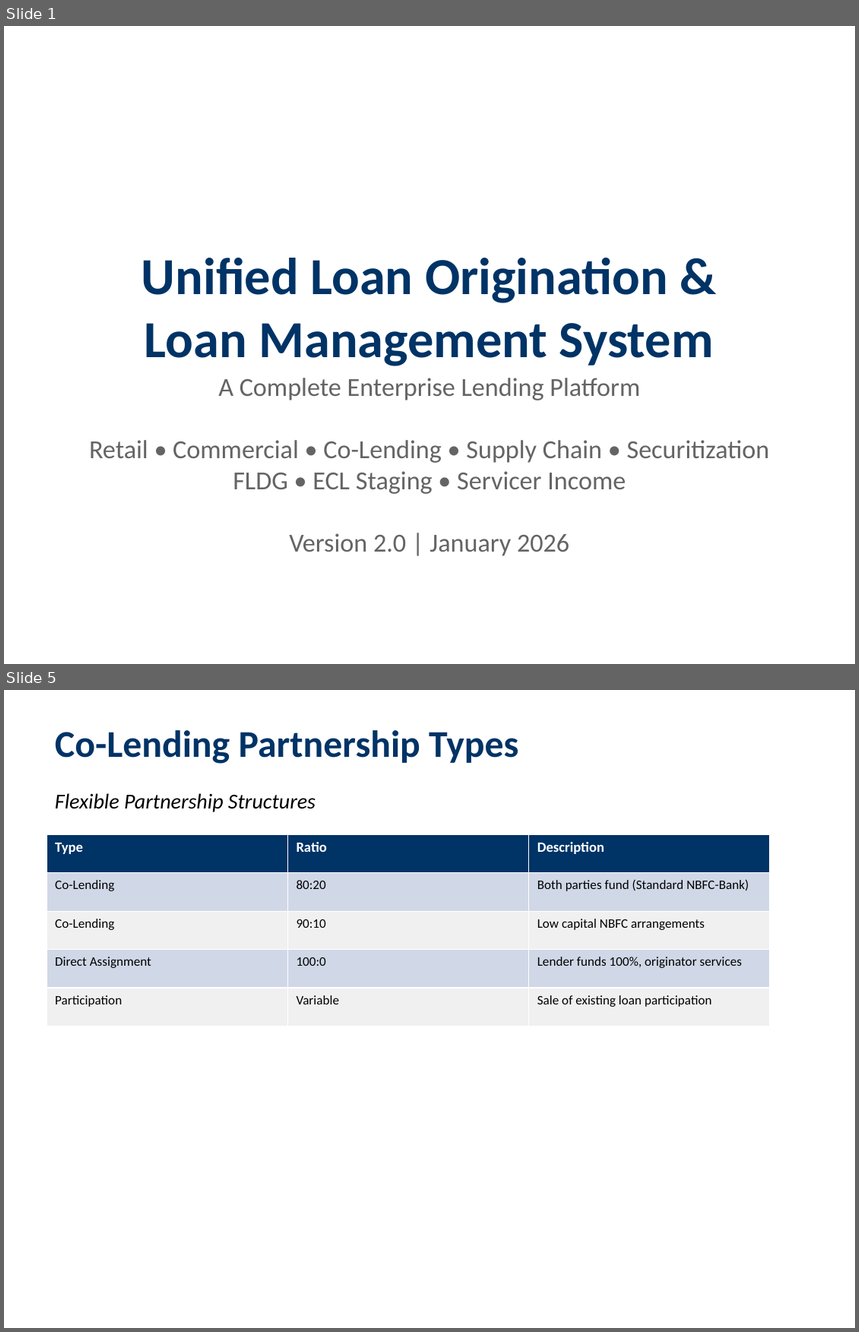
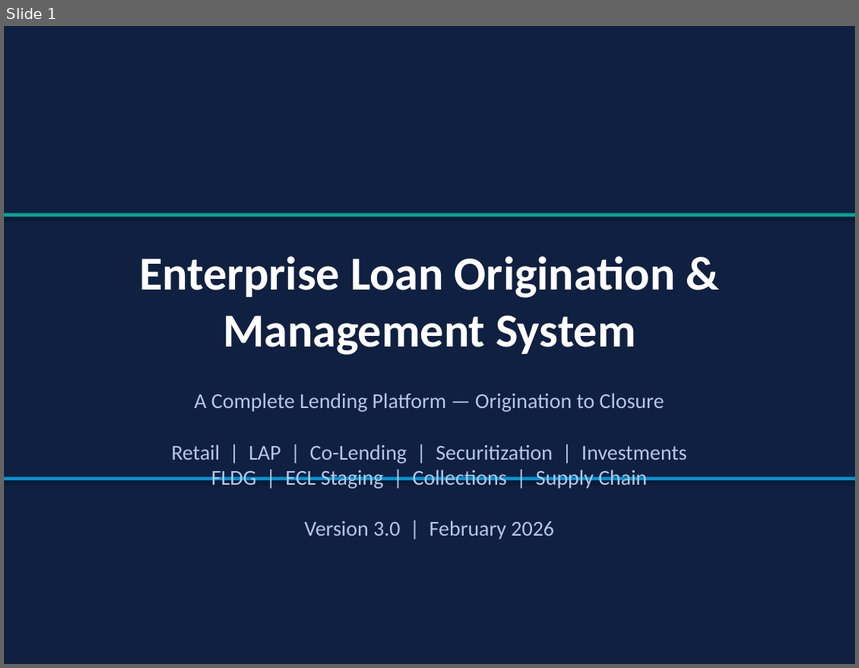
Before and after one commit to harshitrathi14/LOS-LMS, a slide deck: docs/LOS_LMS_System_Presentation.pptx. Shown one above the other, each under a label of ours: slides 1 and 5 before the commit, slide 1 after it; the slides between them are not shown. The pictures are 859x1332 and 859x668 pixels, drawn with LibreOffice and Linux fonts; fonts in the diff are those of the drawing. Boxes give left, top, right and bottom in pixels: in the first picture for what was removed or moved away, otherwise in the second. Text is boxed around its words. In the diff, an @@ line names an element or a change of style, - is before the commit and + after.

```diff
--- a/docs/LOS_LMS_System_Presentation.pptx
+++ b/docs/LOS_LMS_System_Presentation.pptx
@@ slide 5 removed at <box>4,690,855,1328</box>, background #FFFFFF @@
@@ text removed at <box>55,730,519,764</box> @@
-Co-Lending Partnership Types
@@ text removed at <box>55,793,316,812</box> @@
-Flexible Partnership Structures
@@ table removed at <box>47,834,769,1026</box>, 5 rows, 3 columns @@
-Type | Ratio | Description
-Co-Lending | 80:20 | Both parties fund (Standard NBFC-Bank)
-Co-Lending | 90:10 | Low capital NBFC arrangements
-Direct Assignment | 100:0 | Lender funds 100%, originator services
-Participation | Variable | Sale of existing loan participation
@@ slide 1 changed as well @@
@@ background #FFFFFF to #0F2041 @@
@@ rectangle added at <box>4,213,855,217</box>, fill #00A699 @@
@@ text at <box>139,256,676,355</box>: text changed; size 44 to 40 pt; text colour #003366 to #FFFFFF @@
-Unified Loan Origination &
-Loan Management System
+Enterprise Loan Origination &
+Management System
@@ text at <box>171,393,687,540</box>: text changed; size 22 to 18 pt; text colour #646464 to #B4C8E6 @@
-A Complete Enterprise Lending Platform
-Retail • Commercial • Co-Lending • Supply Chain • Securitization
-FLDG • ECL Staging • Servicer Income
-Version 2.0 | January 2026
+A Complete Lending Platform — Origination to Closure
+Retail | LAP | Co-Lending | Securitization | Investments
+FLDG | ECL Staging | Collections | Supply Chain
+Version 3.0 | February 2026
@@ rectangle added at <box>4,477,855,480</box>, fill #0096D6 @@
```
Also in this commit, not shown: 2 other slides changed, 49 slides added, 22 other slides removed, 32 other files.
